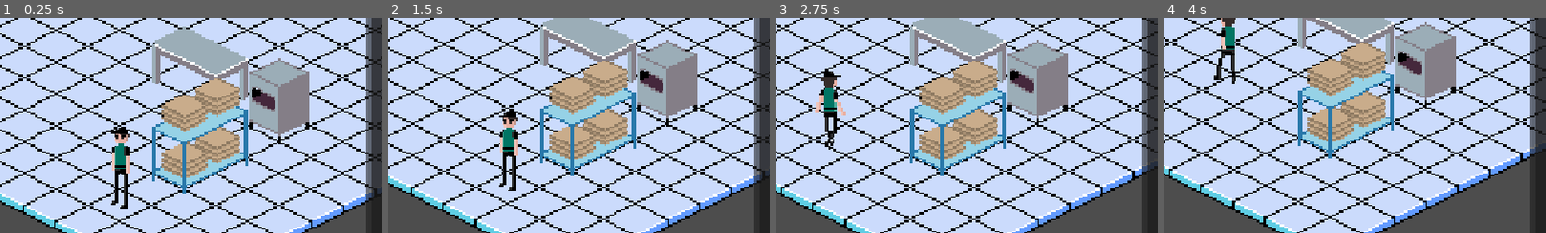
Above: before the commit, frames 1-4 (left to right).
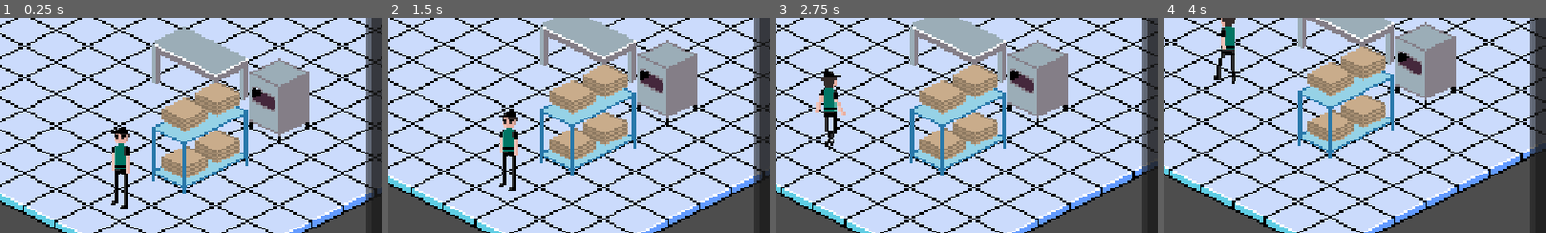
Above: after the commit, the same moments.

Repository: Evil-As-Shit/P-Za
Game: Godot game, scene res://scenes/world/world.tscn
Two runs of this game, one before a commit and one after it. Both use one fixed random seed, a clock stepped at 60 frames per second and the inputs below.
Inputs (mouse positions are % of the whole screen's width and height, from its top left):
- Up to frame 1 (0.25 s): no input
- Up to frame 2 (1.5 s): tap Enter at 0.5 s; move the mouse to (72, 45) at 0.52 s; tap S (camera_pan_down) at 0.6 s; click (72, 45) at 0.67 s; tap Space at 1.25 s; drag from (30, 55) to (45, 70) at 1.27 s
- Up to frame 3 (2.75 s): move the mouse to (60, 28) at 2.02 s; tap D (camera_pan_right) at 2.1 s; click (60, 28) at 2.17 s
- Up to frame 4 (4 s): drag from (45, 70) to (20, 35) at 2.77 s; move the mouse to (80, 65) at 3.52 s; tap S (camera_pan_down) at 3.6 s; click (80, 65) at 3.67 s
The pictures show only the part of the screen within x 26-76%, y 28-78%; the shares and areas given below are measured in that part.

The runs differ from the first frame. In frame 1, 2.9% of the frame differs, in the area x 42-63%, y 28-73%; in frame 2, 2.9%; in frame 3, 2.9%, in the area x 37-58%, y 20-65%; in frame 4, 2.9%.

Commit message:
Stack rack boxes flush and open box lids away from the pawn

Diff:
--- a/resources/stations/box_rack.tres
+++ b/resources/stations/box_rack.tres
@@ -35,4 +35,4 @@
 supply_piles = Array[Vector2]([Vector2(16, -13), Vector2(0, -5)])
 supply_piles_on_top = Array[Vector2]([Vector2(16, -37), Vector2(0, -29)])
 supply_per_pile = 3
-supply_pile_step = 3.0
+supply_pile_step = 2.0
--- a/scripts/items/item.gd
+++ b/scripts/items/item.gd
@@ -24,9 +24,12 @@
 
 
 ## Art drawn under and over the item's contents (e.g. an open box). Pass nulls to clear.
-func set_wrap(under: Texture2D, over: Texture2D) -> void:
+## `mirrored` flips it left-right.
+func set_wrap(under: Texture2D, over: Texture2D, mirrored: bool = false) -> void:
 	_under.texture = under
 	_over.texture = over
+	_under.flip_h = mirrored
+	_over.flip_h = mirrored
 
 
 ## Puts `item` inside this one, between its under and over art.
--- a/scripts/stations/station.gd
+++ b/scripts/stations/station.gd
@@ -151,6 +151,11 @@
 	return data.get_work_cell(cell, facing, spot)
 
 
+## Grid step from a spot's item cell to where its pawn stands.
+func get_pawn_side(spot: int) -> Vector2i:
+	return data.get_work_cell(cell, facing, spot) - data.get_item_cell(cell, facing, spot)
+
+
 ## Global point a pawn working the spot faces.
 func get_work_target(spot: int) -> Vector2:
 	return _item_positions[spot]
--- a/scripts/world/world.gd
+++ b/scripts/world/world.gd
@@ -318,9 +318,13 @@
 	var ticket: Ticket = job.ticket
 	var task: TaskType = job.task_type
 	if task.fetch_supply != &"":
-		# The container is set out: show it open.
+		# The container is set out: show it open. Its lid art rises on the up-left side, so
+		# mirror it when the pawn stands down-left, putting the lid on the far side.
+		var mirrored: bool = job.station.get_pawn_side(job.spot).y > 0
 		ticket.container.set_texture(null)
-		ticket.container.set_wrap(task.container_under_texture, task.container_over_texture)
+		ticket.container.set_wrap(
+			task.container_under_texture, task.container_over_texture, mirrored
+		)
 	if task.into_container:
 		# The item and its container become one (e.g. a closed box).
 		ticket.item.queue_free()
